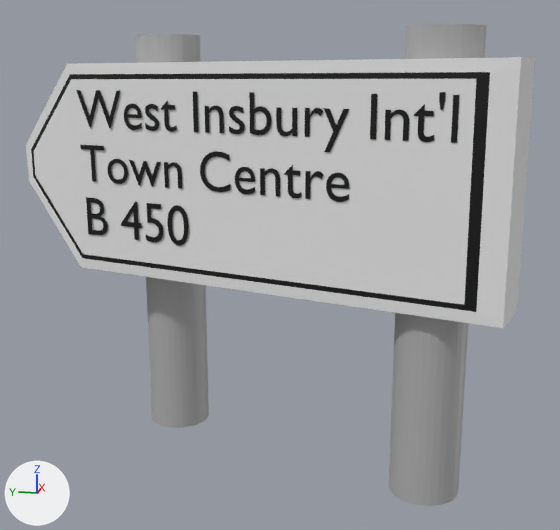
One commit to the FBX model Assets/Models/World/Signs/SaintMary'sRoundabout3.fbx: the scene before it, then after it.
Camera for both pictures: a 50 mm camera at (-4.63, 0.8, 2.63) aimed at (-0.41, 1.64, 1.58). Arrows for +X, +Y and +Z are at lower left; the lights stay in place. Where no turn or scale is listed for an object, it has been applied to the vertices.
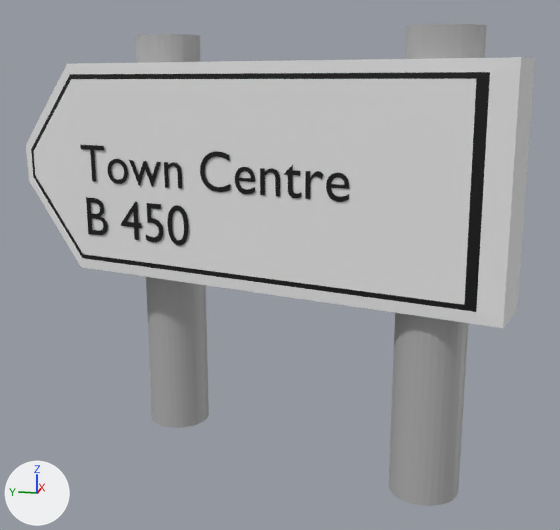
Pixel boxes (x1, y1, x2, y2) of what changed, in the pictures (560 x 530 px):
'Text.007', reshaped (30% narrower, 49% shorter)
    before: (76, 90, 459, 202)
    after: (80, 145, 349, 202)
part 1 of me_text_007, deleted (black)
    before: (76, 90, 459, 152)

The change, as a list of edits to the scene's bpy script:
```text
Change me_text_007:
    used by ob_text_007; location = (-0.329, 2.863, 2.33)
    remove me_text_007.from_pydata(...)  # 1487 vertices, 1445 faces; spans x -0.64..0.0, y -2.15..0.0, z -0.32..0.22
    add me_text_007.from_pydata(...)  # 640 vertices, 626 faces; spans x -0.49..0.0, y -1.65..-0.01, z -0.32..-0.1
    me_text_007 part 1: 16 loose pieces with 847 vertices, spanning x -0.64..0.0, y -2.15..0.0, z -0.07..0.22, are deleted
```
